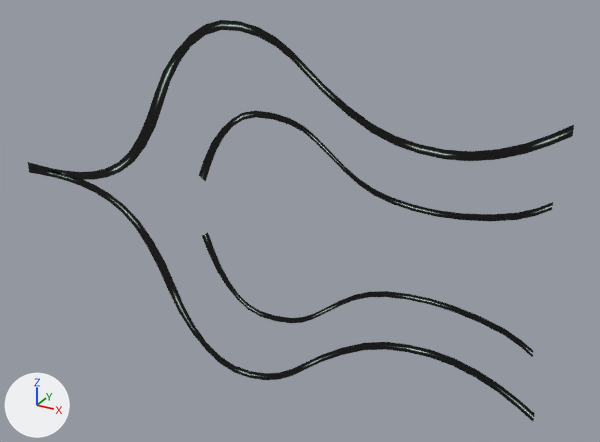
An edit to the OBJ model sceneobjs/juqing_yewai_572/juqing_yewai_572_decrative_03.obj, drawn before and after from the same camera.
Before and after are seen from a 50 mm camera at (2348.0, -3664.0, 1876.0) aimed at (260.0, 132.0, -21.0). Arrows for +X, +Y and +Z are at lower left; the lights stay in place. Where no turn or scale is listed for an object, it has been applied to the vertices.

The first picture shows 'juqing_yewai_572_decrative_03'.
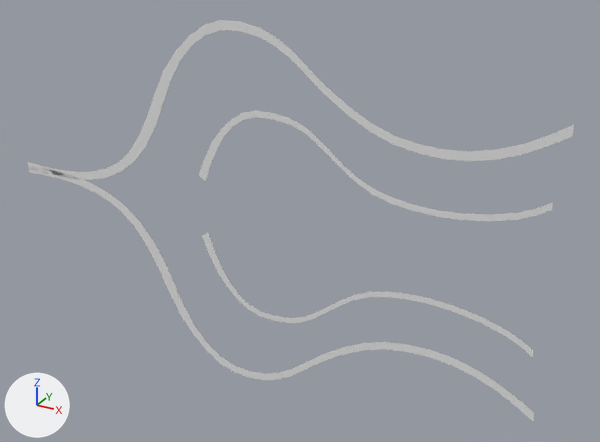
What changed in the scene script:
```text
Add mat_material_1_1:
    mat_material_1_1 = principled_material('material_1')
    mat_material_1_1.base_color = (0.8, 0.8, 0.8)  # white #e7e7e7
    mat_material_1_1.roughness = 1.0
Add mat_material_2_1:
    mat_material_2_1 = principled_material('material_2')
    mat_material_2_1.base_color = (0.8, 0.8, 0.8)  # white #e7e7e7
    mat_material_2_1.roughness = 1.0
Change me_juqing_yewai_572_decrative_03:
    where me_juqing_yewai_572_decrative_03.from_pydata(...)  # 448 vertices, 432 faces; spans x -1706.0..1706.0, y -1.0..0.0, z -1095.0..1095.0
    used by ob_juqing_yewai_572_decrative_03; location = (0.0, 0.0, 0.0)
    me_juqing_yewai_572_decrative_03 part 1: all 216 faces that had it switch from mat_material_2 (picture img_tx_juqing_yewai_572_decrative_01_png) to mat_material_2_1 (white #e7e7e7)
    me_juqing_yewai_572_decrative_03 part 2: all 216 faces that had it switch from mat_material_1 (picture img_tx_juqing_yewai_572_decrative_00_png) to mat_material_1_1 (white #e7e7e7)
```

Changed parts and their boxes (x1, y1, x2, y2) in the pictures (600 x 442 px):
part 1 of me_juqing_yewai_572_decrative_03, recoloured (black to grey): (28, 20, 574, 421) in both
part 2 of me_juqing_yewai_572_decrative_03, recoloured: (44, 21, 574, 413) in both
